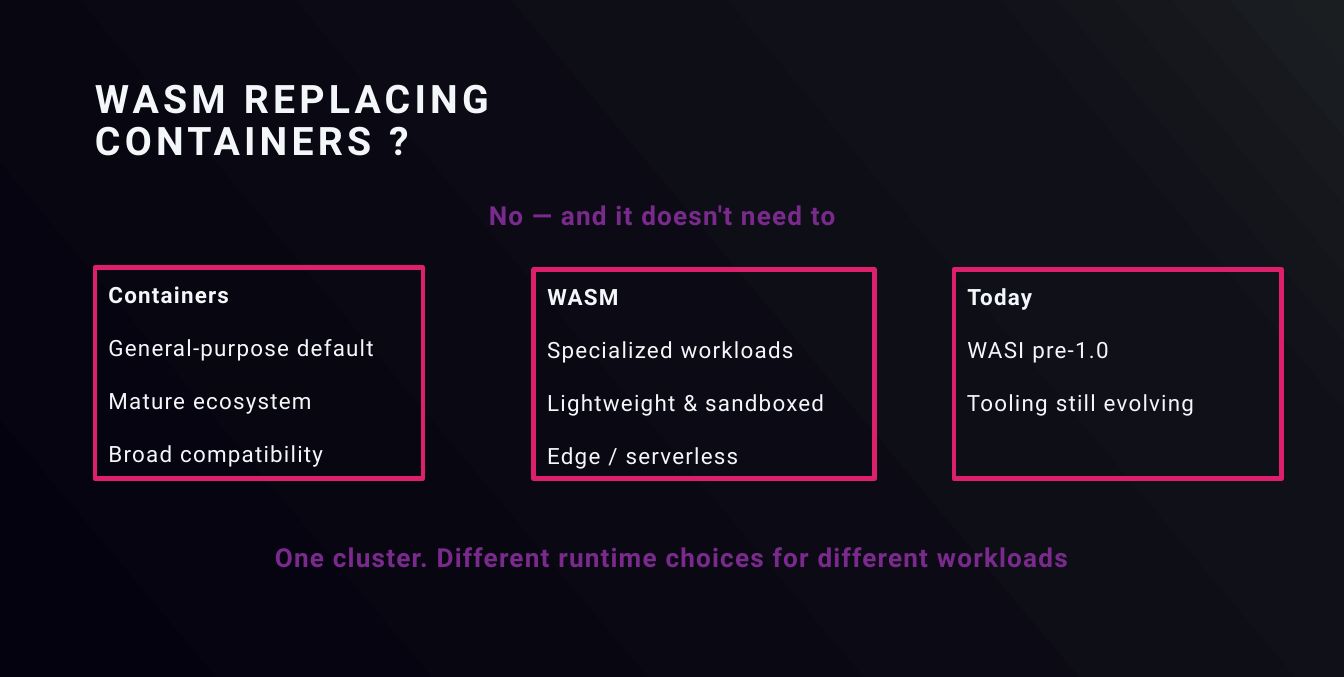
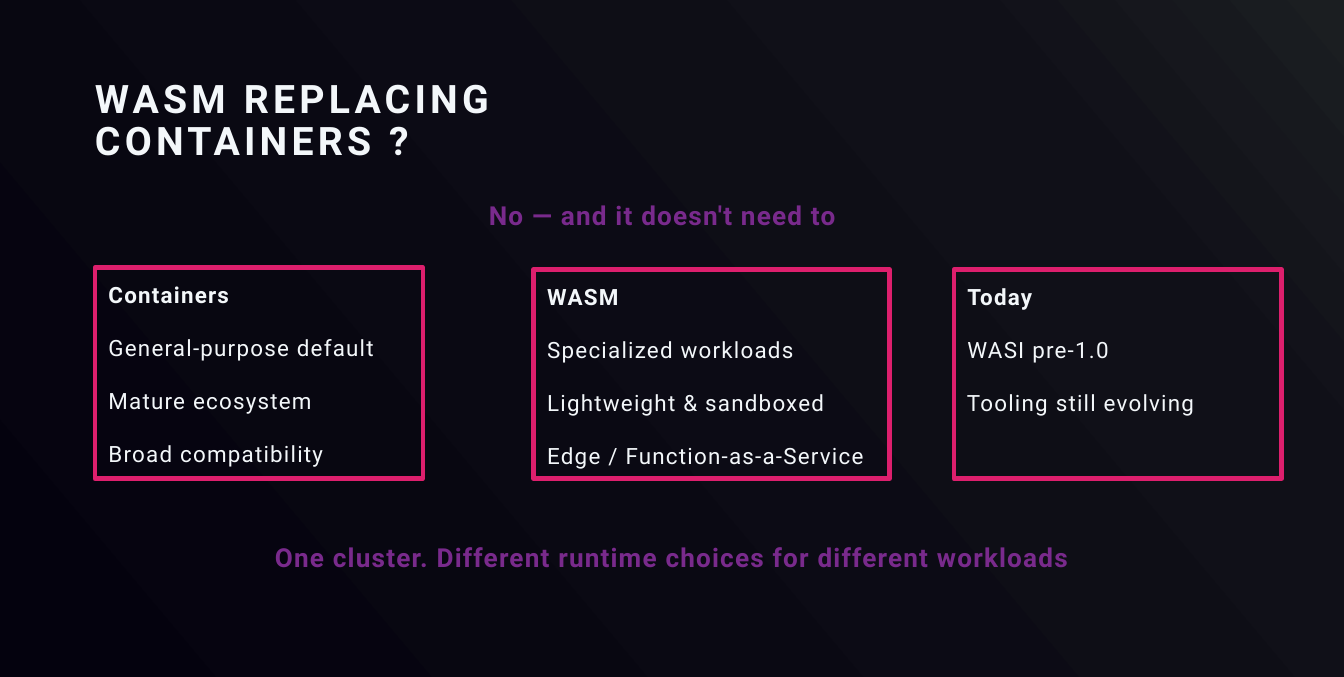
Before and after one commit to relusc/talks, a slide deck: slide 8 of containerdays/wasm/Kubernetes_on_the_edge_WebAssembly.pptx. Drawn at 1344x677 pixels with LibreOffice and Linux fonts; fonts in the diff are those of the drawing; background and template pictures are left out. Boxes give left, top, right and bottom in pixels: in the first picture for what was removed or moved away, otherwise in the second. Text is boxed around its words. In the diff, an @@ line names an element or a change of style, - is before the commit and + after.

```diff
--- a/containerdays/wasm/Kubernetes_on_the_edge_WebAssembly.pptx
+++ b/containerdays/wasm/Kubernetes_on_the_edge_WebAssembly.pptx
@@ rectangle "WASM": place and size @@
-rectangle "WASM" at <box>534,269,875,478</box>
+rectangle "WASM" at <box>534,269,890,478</box>
@@ text in rectangle at <box>547,447,864,469</box>: text changed @@
-Edge / serverless
+Edge / Function-as-a-Service
```
Also in this commit, not shown: 1 other slide changed, 8 other files.
